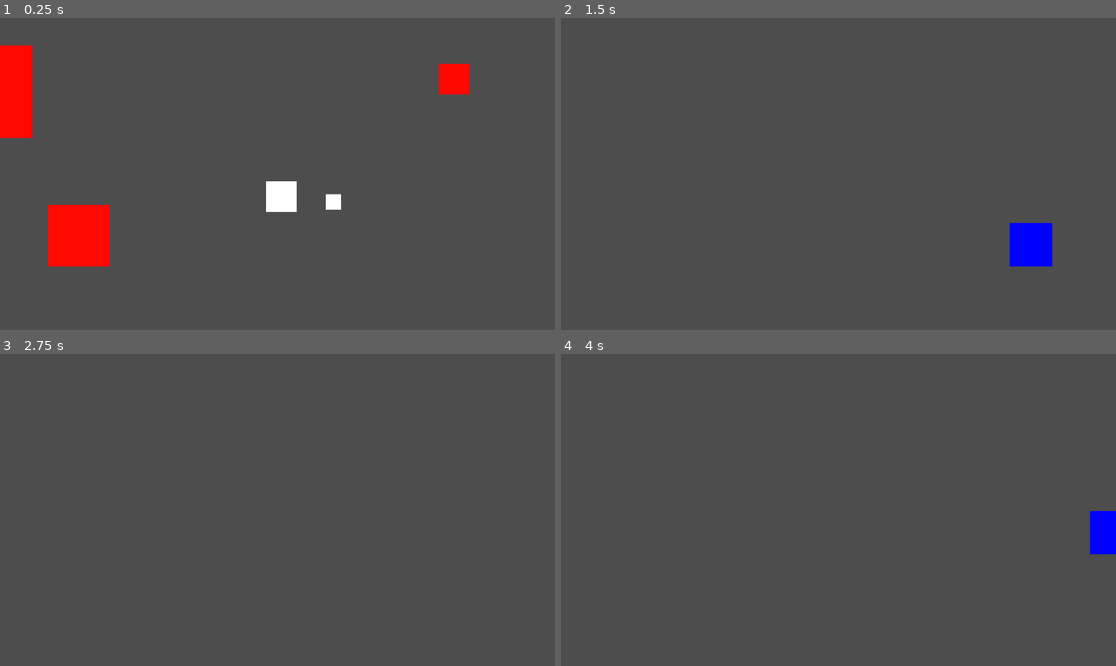
Above: before the commit, frames 1-4 (two rows, left to right).
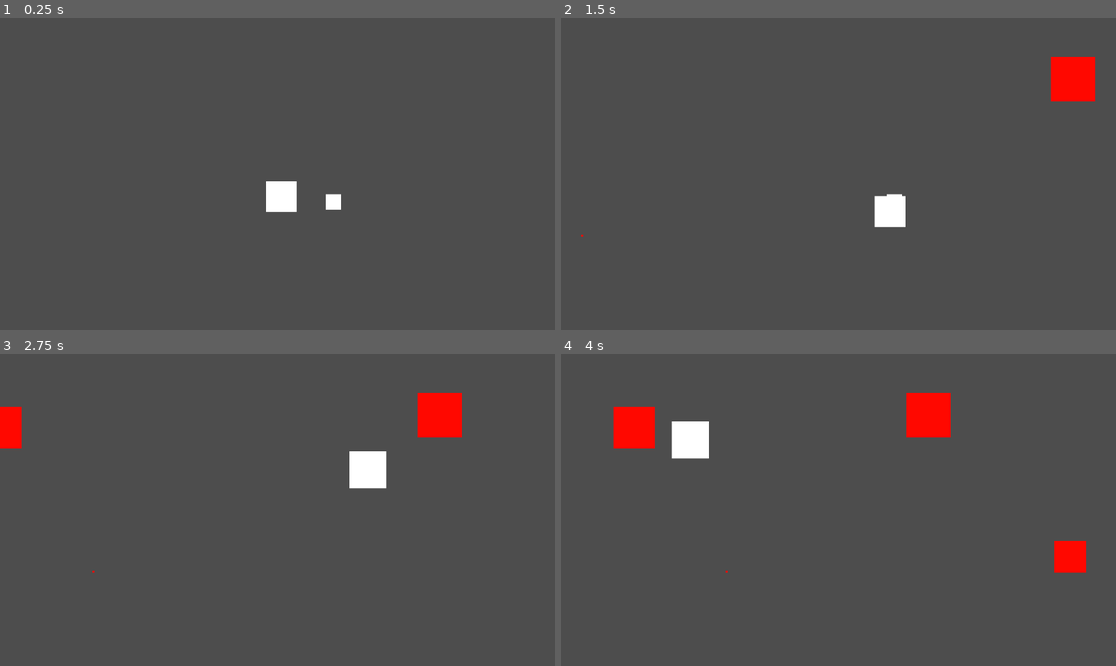
Above: after the commit, the same moments.

Repository: TheCursedMerchant/qdm_gameJam2024
Game: Godot game, scene res://test.tscn
The game is run twice, just before and just after one commit, with the same random seed, the same clock (stepped at 60 frames per second) and the same inputs.
Inputs (mouse positions are in pixels of both pictures, inside the frame that each line leads up to):
- Up to frame 1 (0.25 s): no input
- Up to frame 2 (1.5 s): move the mouse to (960, 158) at 0.52 s; hold Right (ui_right) 0.53-1.28 s; click (960, 158) at 0.6 s; move the mouse to (727, 189) at 1.27 s; hold Down (ui_down) from 1.28 s (still down); click (727, 189) at 1.35 s
- Up to frame 3 (2.75 s): move the mouse to (333, 441) at 2.02 s; release Down (ui_down) at 2.03 s; hold Right (ui_right) from 2.03 s (still down); click (333, 441) at 2.1 s
- Up to frame 4 (4 s): move the mouse to (810, 572) at 2.77 s; release Right (ui_right) at 2.78 s; hold Up (ui_up) 2.78-3.53 s; click (810, 572) at 2.85 s; move the mouse to (1005, 556) at 3.52 s; hold Left (ui_left) from 3.53 s (still down); click (1005, 556) at 3.6 s

The runs differ from the first frame. In frame 1, 4.5% of the frame differs, in the area x 0-85%, y 8-80%; in frame 2, 2.8%; in frame 3, 2.5%; in frame 4, 4.2%.

Commit message:
Added size modifiers to the fish enemies.

Diff:
--- a/gamejam2024/fish.gd
+++ b/gamejam2024/fish.gd
@@ -1,13 +1,19 @@
 extends "res://scripts/food/food.gd"
 
 @export_category("movement")
-@export var speed : float = 20.0
+@export var speed : float = 2.0
 @export var direction := Vector2.RIGHT
 @export var size_scale := Vector2(1, 1)
 
+func random_size_scale():
+	var size_scale := randf_range(0,2)
+	return Vector2(size_scale, size_scale)
+
 func _ready() -> void:
-	sprite.scale = size_scale
-	collisionShape.scale = size_scale
+	#sprite.scale = size_scale
+	#collisionShape.scale = size_scale
+	sprite.scale = random_size_scale()
+	collisionShape.scale = random_size_scale()
 
 func _physics_process(delta: float) -> void:
 	global_position += direction * speed
--- a/gamejam2024/project.godot
+++ b/gamejam2024/project.godot
@@ -14,3 +14,16 @@
 run/main_scene="res://test.tscn"
 config/features=PackedStringArray("4.3", "Forward Plus")
 config/icon="res://icon.svg"
+
+[input]
+
+left_click={
+"deadzone": 0.5,
+"events": [Object(InputEventMouseButton,"resource_local_to_scene":false,"resource_name":"","device":-1,"window_id":0,"alt_pressed":false,"shift_pressed":false,"ctrl_pressed":false,"meta_pressed":false,"button_mask":0,"position":Vector2(0, 0),"global_position":Vector2(0, 0),"factor":1.0,"button_index":1,"canceled":false,"pressed":false,"double_click":false,"script":null)
+]
+}
+ui_reset={
+"deadzone": 0.5,
+"events": [Object(InputEventKey,"resource_local_to_scene":false,"resource_name":"","device":0,"window_id":0,"alt_pressed":false,"shift_pressed":false,"ctrl_pressed":false,"meta_pressed":false,"pressed":false,"keycode":0,"physical_keycode":32,"key_label":0,"unicode":0,"location":0,"echo":false,"script":null)
+]
+}
